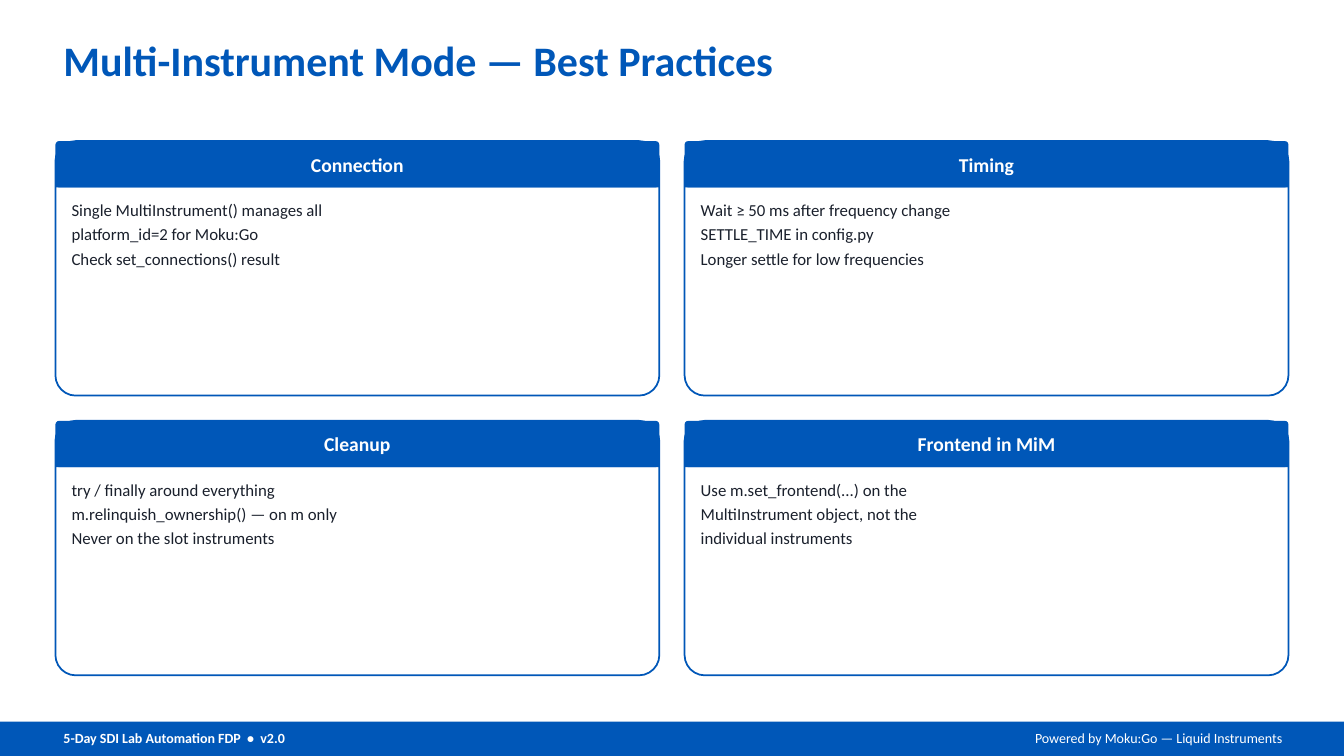
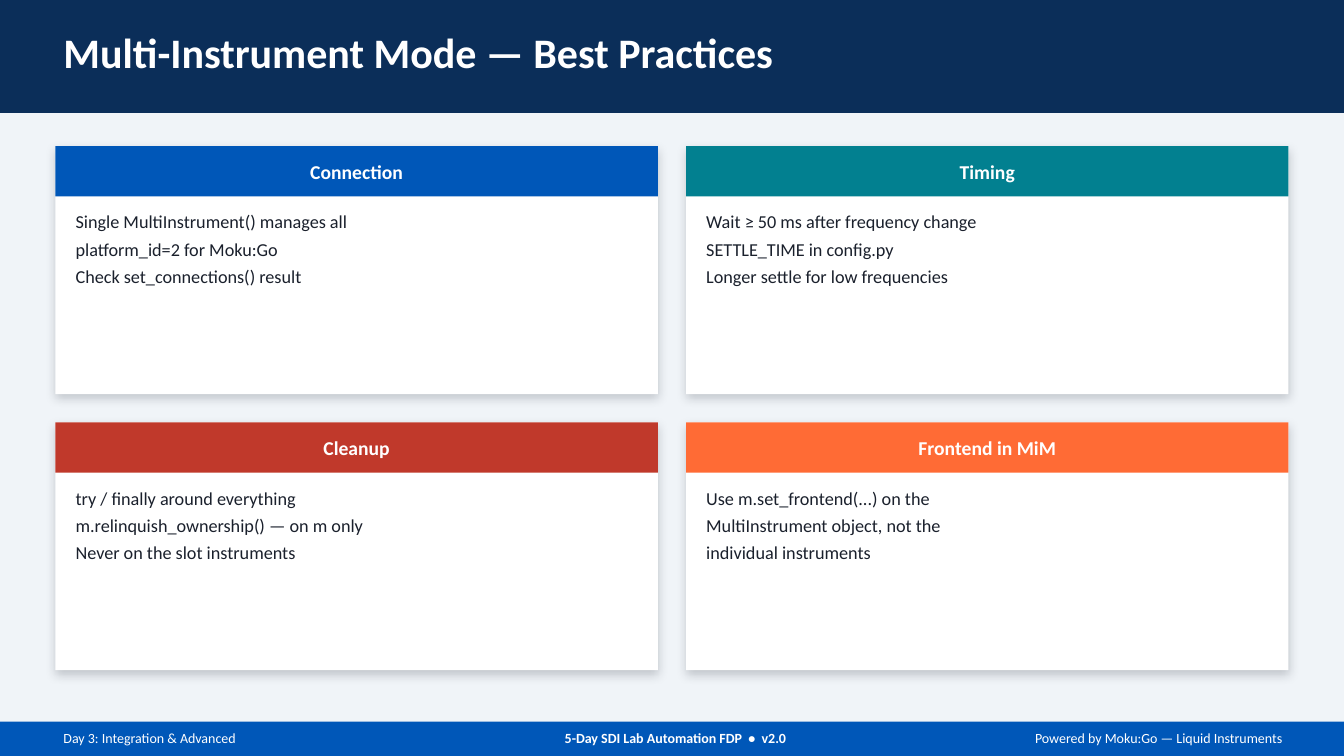
Before and after one commit to XMahaveer/sdi-fdp-workshop, a slide deck: slide 6 of v1-physical/slides/Day3_Integration_Advanced.pptx. Drawn at 1344x756 pixels with LibreOffice and Linux fonts; fonts in the diff are those of the drawing. Boxes give left, top, right and bottom in pixels: in the first picture for what was removed or moved away, otherwise in the second. Text is boxed around its words. In the diff, an @@ line names an element or a change of style, - is before the commit and + after.

```diff
--- a/v1-physical/slides/Day3_Integration_Advanced.pptx
+++ b/v1-physical/slides/Day3_Integration_Advanced.pptx
@@ rectangle added at [0, 0, 1344, 756], fill #F0F4F8 @@
@@ rectangle added at [0, 0, 1344, 113], fill #0B2E59 @@
@@ text "Multi-Instrument Mode — Best Practices": place and size @@
-text "Multi-Instrument Mode — Best Practices" at [63, 46, 773, 77]
+text "Multi-Instrument Mode — Best Practices" at [63, 38, 773, 69]
@@ text "Multi-Instrument Mode — Best Practices" at [63, 38, 773, 69]: text colour #0057B8 to #FFFFFF @@
@@ rectangle "Connection": place and size @@
-rectangle "Connection" at [55, 141, 659, 188]
+rectangle "Connection" at [55, 146, 658, 197]
@@ rectangle "Connection" at [55, 146, 658, 197]: rounded rectangle to rectangle @@
@@ rounded rectangle removed at [55, 141, 659, 395] @@
@@ rectangle added at [55, 146, 658, 394], fill #FFFFFF @@
@@ rounded rectangle removed at [685, 141, 1289, 395] @@
@@ rectangle "Timing": place and size @@
-rectangle "Timing" at [685, 141, 1289, 188]
+rectangle "Timing" at [687, 146, 1290, 197]
@@ rectangle "Timing" at [687, 146, 1290, 197]: rounded rectangle to rectangle; fill #0057B8 to #028090 @@
@@ rectangle added at [687, 146, 1290, 394], fill #FFFFFF @@
@@ rectangle removed at [55, 175, 659, 188] @@
@@ rectangle removed at [685, 175, 1289, 188] @@
@@ text "Single MultiInstrument() manages all": place and size @@
-text "Single MultiInstrument() manages all" at [72, 204, 322, 268]
+text "Single MultiInstrument() manages all" at [76, 215, 347, 286]
@@ size 12 to 13 pt; more space between paragraphs in 4 elements at [76, 492, 362, 559], [706, 492, 941, 559], [76, 215, 347, 286], [706, 215, 977, 286] @@
@@ text "Wait ≥ 50 ms after ...": place and size @@
-text "Wait ≥ 50 ms after ..." at [701, 204, 950, 268]
+text "Wait ≥ 50 ms after ..." at [706, 215, 977, 286]
@@ rectangle "Cleanup": place and size @@
-rectangle "Cleanup" at [55, 420, 659, 467]
+rectangle "Cleanup" at [55, 422, 658, 473]
@@ rectangle "Cleanup" at [55, 422, 658, 473]: rounded rectangle to rectangle; fill #0057B8 to #C0392B @@
@@ rounded rectangle removed at [55, 420, 659, 675] @@
@@ rectangle added at [55, 422, 658, 670], fill #FFFFFF @@
@@ rounded rectangle removed at [685, 420, 1289, 675] @@
@@ rectangle "Frontend in MiM": place and size @@
-rectangle "Frontend in MiM" at [685, 420, 1289, 467]
+rectangle "Frontend in MiM" at [687, 422, 1290, 473]
@@ rectangle "Frontend in MiM" at [687, 422, 1290, 473]: rounded rectangle to rectangle; fill #0057B8 to #FF6B35 @@
@@ rectangle added at [687, 422, 1290, 670], fill #FFFFFF @@
@@ rectangle removed at [55, 455, 659, 467] @@
@@ rectangle removed at [685, 455, 1289, 467] @@
@@ text "try / finally around everything": place and size @@
-text "try / finally around everything" at [72, 484, 337, 544]
+text "try / finally around everything" at [76, 492, 362, 559]
@@ text "Use m.set_frontend(...) on the": place and size @@
-text "Use m.set_frontend(...) on the" at [701, 484, 917, 544]
+text "Use m.set_frontend(...) on the" at [706, 492, 941, 559]
@@ text added at [63, 733, 236, 746], 10 pt, text #FFFFFF @@
+Day 3: Integration & Advanced
@@ text "5-Day SDI Lab Automation FDP ...": place and size @@
-text "5-Day SDI Lab Automation FDP ..." at [63, 733, 284, 746]
+text "5-Day SDI Lab Automation FDP ..." at [565, 733, 786, 746]
@@ text "5-Day SDI Lab Automation FDP ..." at [565, 733, 786, 746]: alignment left to centre @@
```
Also in this commit, not shown: 11 other slides changed, 4 other files.
